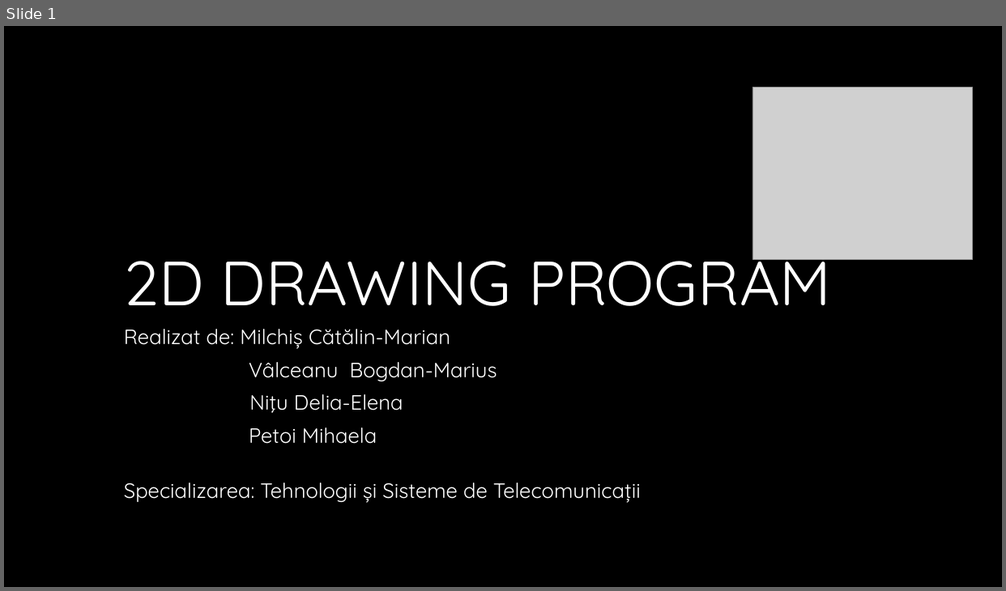
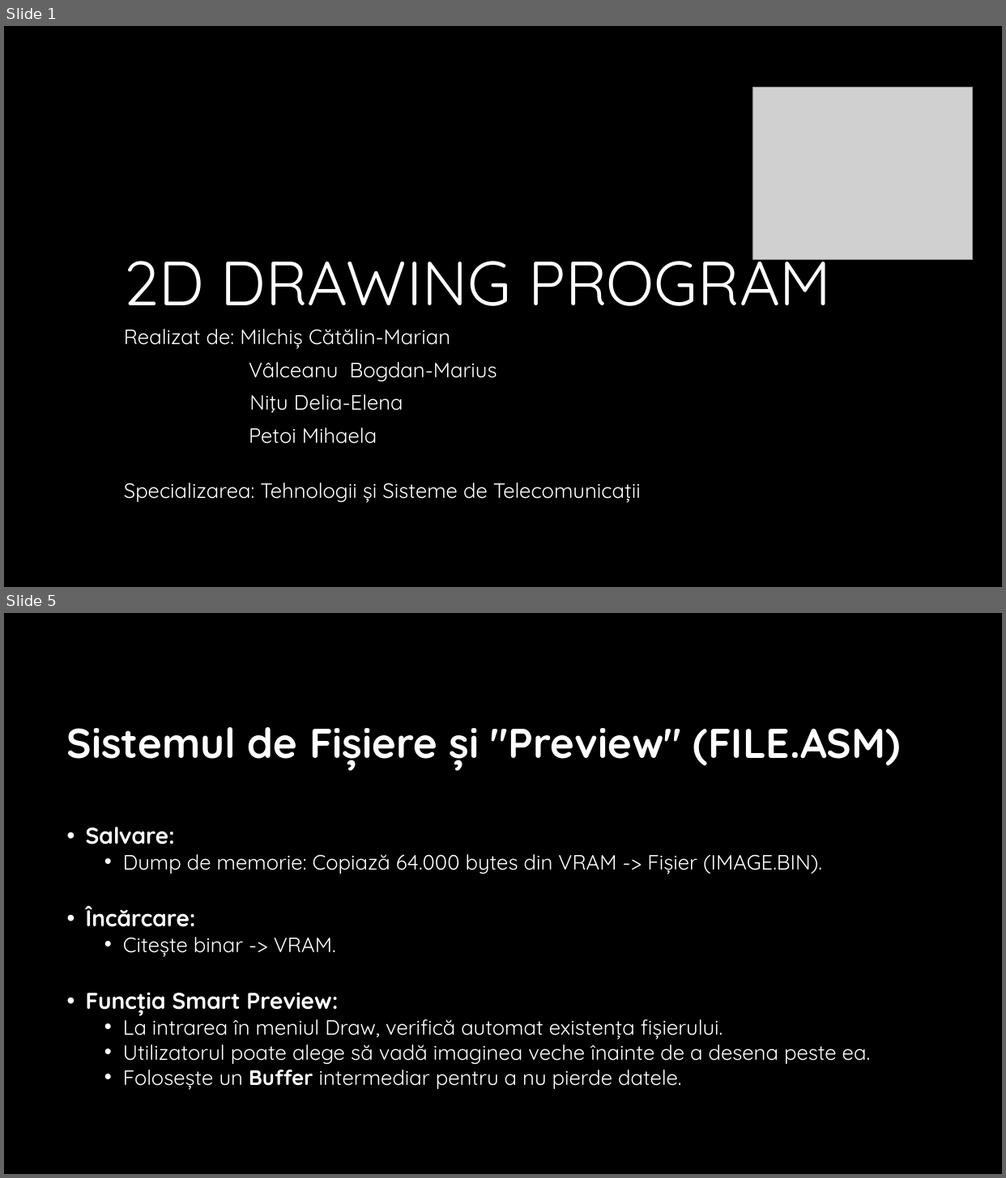
Before and after one commit to DarkSoulEngineer/DOS-X_ASM, a slide deck: docs/Proiect_Mic.pptx. Shown one above the other, each under a label of ours: slide 1 before the commit, slides 1 and 5 after it; the slides between them are not shown. The pictures are 1006x591 and 1006x1178 pixels, drawn with LibreOffice and Linux fonts; fonts in the diff are those of the drawing; grey boxes stand for pictures; background and template pictures are left out. Boxes give left, top, right and bottom in pixels: in the first picture for what was removed or moved away, otherwise in the second. Text is boxed around its words. In the diff, an @@ line names an element or a change of style, - is before the commit and + after.

```diff
--- a/docs/Proiect_Mic.pptx
+++ b/docs/Proiect_Mic.pptx
@@ slide 5 added at box(4, 613, 1002, 1174), background #000000 @@
@@ text added at box(67, 727, 901, 1090), 20 pt, text #FFFFFF @@
+Sistemul de Fișiere și "Preview" (FILE.ASM)
+• Salvare:
+  • Dump de memorie: Copiază 64.000 bytes din VRAM -> Fișier (IMAGE.BIN).
+• Încărcare:
+  • Citește binar -> VRAM.
+• Funcția Smart Preview:
+  • La intrarea în meniul Draw, verifică automat existența fișierului.
+  • Utilizatorul poate alege să vadă imaginea veche înainte de a desena peste ea.
+  • Folosește un Buffer intermediar pentru a nu pierde datele.
```
Also in this commit, not shown: 2 slides changed, 3 other slides added, 2 slides removed, 11 other files.
